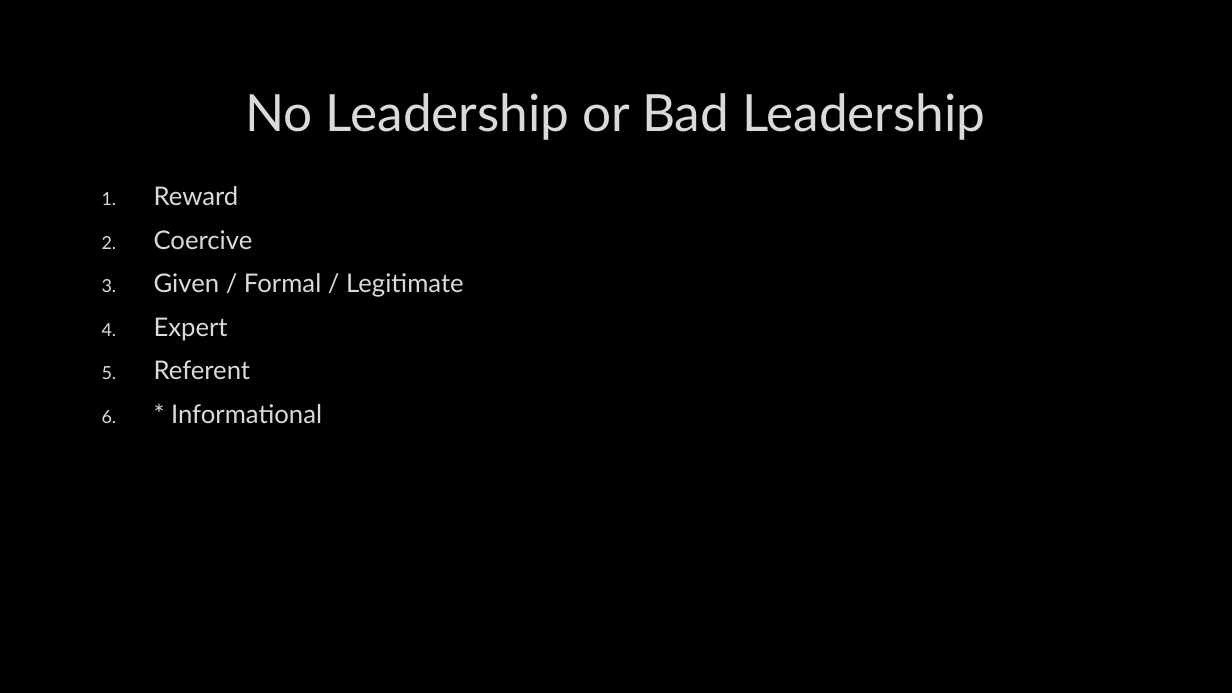
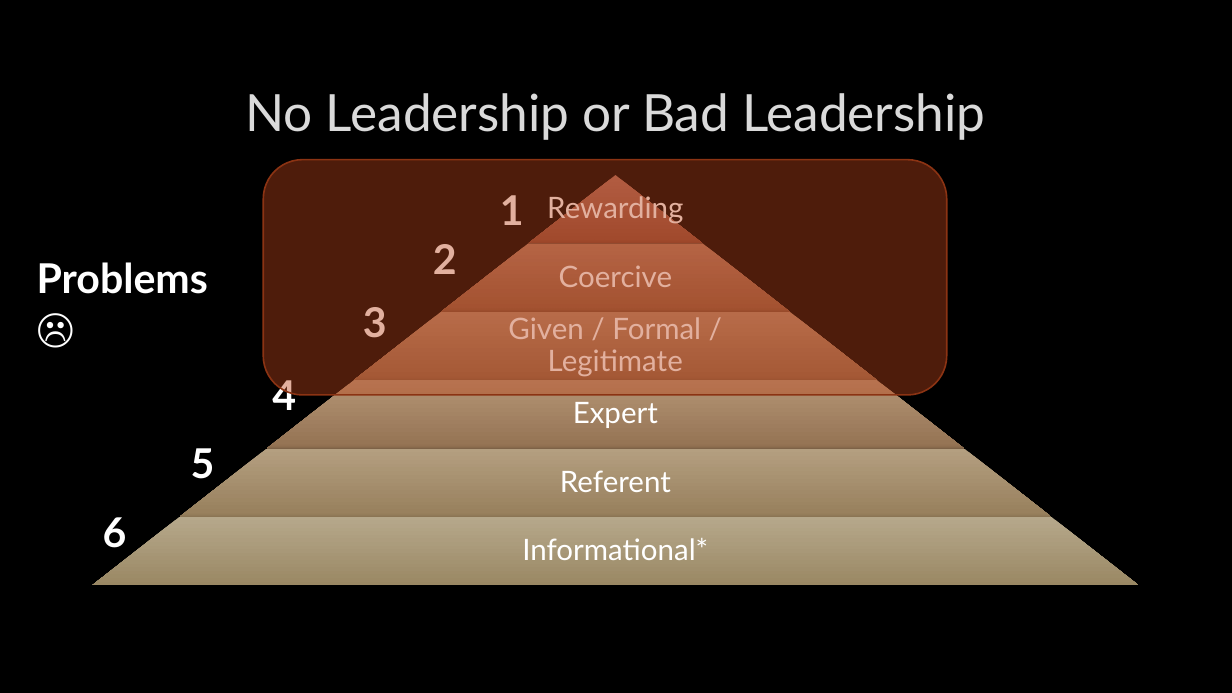
Before and after one commit to jugisahunk/presentations, a slide deck: slide 20 of tortoise-and-hare/tortoise-and-hare.pptx. Drawn at 1232x693 pixels with LibreOffice and Linux fonts; fonts in the diff are those of the drawing; background and template pictures are left out. Boxes give left, top, right and bottom in pixels: in the first picture for what was removed or moved away, otherwise in the second. Text is boxed around its words. In the diff, an @@ line names an element or a change of style, - is before the commit and + after.

```diff
--- a/tortoise-and-hare/tortoise-and-hare.pptx
+++ b/tortoise-and-hare/tortoise-and-hare.pptx
@@ rounded rectangle added at (263, 160, 947, 396), fill #BC451B at 42% opacity, outline #8B3314 1.25 pt @@
@@ freeform shape added at (529, 175, 703, 243), fill gradient #AD6E5E to #8E4D3A, 23 pt, text #FFFFFF @@
+Rewarding
@@ text removed at (154, 186, 464, 423) @@
-1. Reward
-2. Coercive
-3. Given / Formal / Legitimate
-4. Expert
-5. Referent
-6. * Informational
@@ text added at (500, 195, 524, 225), 32 pt, text #FFFFFF, bold @@
+1
@@ text added at (37, 262, 208, 294), 32 pt, text #FFFFFF, bold @@
+Problems ☹
@@ text added at (433, 244, 457, 274), 32 pt, text #FFFFFF, bold @@
+2
@@ freeform shape added at (441, 243, 789, 311), fill gradient #B17B64 to #915B40, 23 pt, text #FFFFFF @@
+Coercive
@@ freeform shape added at (354, 311, 877, 380), fill gradient #B5886C to #956849, 23 pt, text #FFFFFF @@
+Given / Formal / Legitimate
@@ text added at (363, 307, 387, 338), 32 pt, text #FFFFFF, bold @@
+3
@@ freeform shape added at (267, 380, 965, 448), fill gradient #B49476 to #957454, 23 pt, text #FFFFFF @@
+Expert
@@ text added at (272, 380, 296, 418), 32 pt, text #FFFFFF, bold @@
+4
@@ freeform shape added at (179, 448, 1052, 517), fill gradient #B59F81 to #977F5C, 23 pt, text #FFFFFF @@
+Referent
@@ text added at (191, 448, 215, 479), 32 pt, text #FFFFFF, bold @@
+5
@@ freeform shape added at (92, 517, 1139, 585), fill gradient #B6A88B to #9A8964, 23 pt, text #FFFFFF @@
+Informational*
@@ text added at (103, 517, 127, 548), 32 pt, text #FFFFFF, bold @@
+6
```
Also in this commit, not shown: 2 other slides changed, 1 slide added, 2 slides removed.
